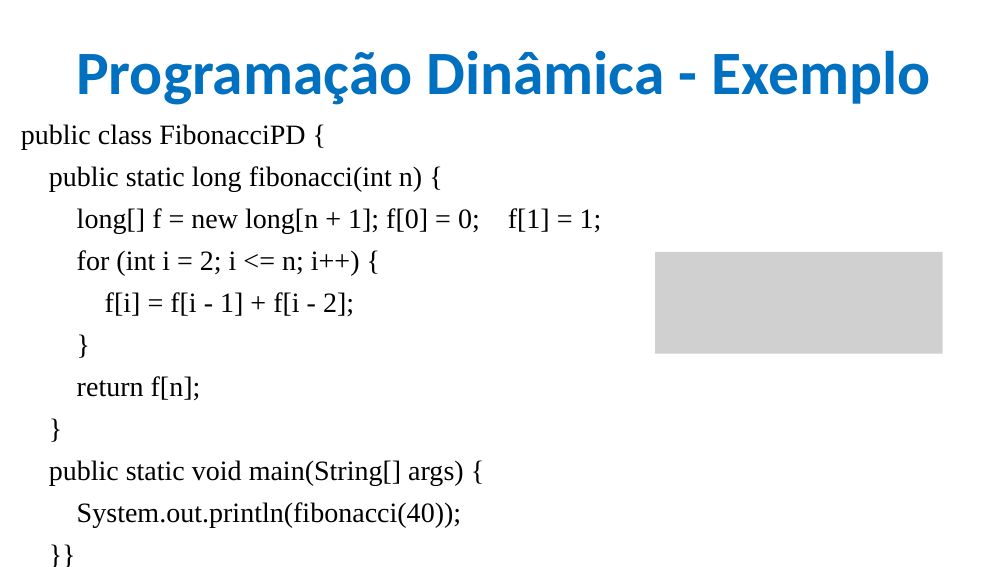
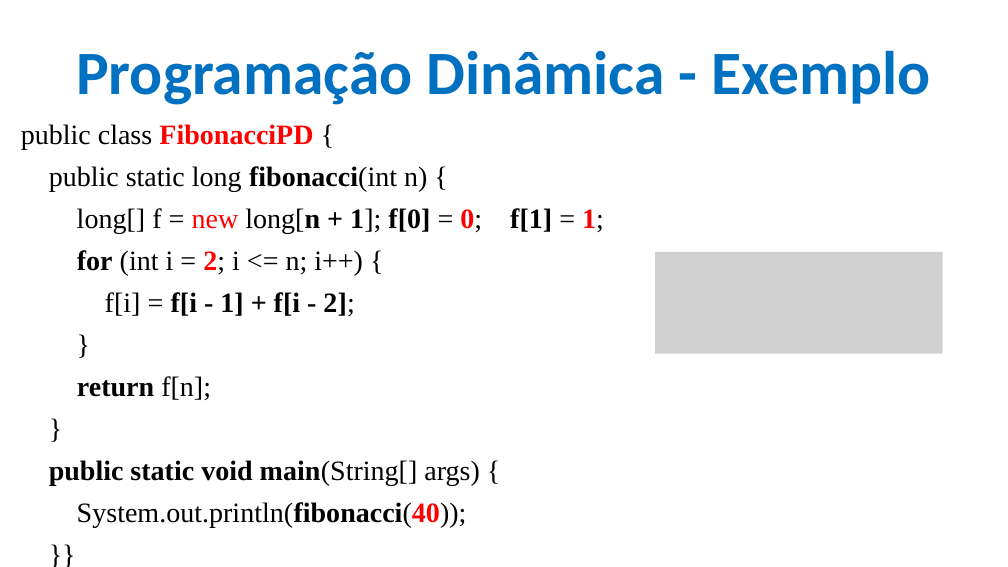
Before and after one commit to CloudEducationBrazil/WydenAlgoritmosEComplexidade, a slide deck: slide 11 of 01 Classes/Aula 09 - Algoritmos e Complexidade - Programação Dinâmica.pptx. Drawn at 1008x567 pixels with LibreOffice and Linux fonts; fonts in the diff are those of the drawing; grey boxes stand for pictures; background and template pictures are left out. Boxes give left, top, right and bottom in pixels: in the first picture for what was removed or moved away, otherwise in the second. Text is boxed around its words. In the diff, an @@ line names an element or a change of style, - is before the commit and + after.

```diff
--- a/01 Classes/Aula 09 - Algoritmos e Complexidade - Programação Dinâmica.pptx
+++ b/01 Classes/Aula 09 - Algoritmos e Complexidade - Programação Dinâmica.pptx
@@ text at <box>21,124,604,528</box>: text colour #000000 to #FF0000 in "FibonacciPD", "new 0; 1;", "2;", "System.out.println(fibonacci(40));"; bold on in "FibonacciPD", "fibonacci(int", "long[n + 1]; f[0] 0; f[1] 1;", "for 2;" and 4 more places @@
```
Also in this commit, not shown: 7 other slides changed, 3 other files.
